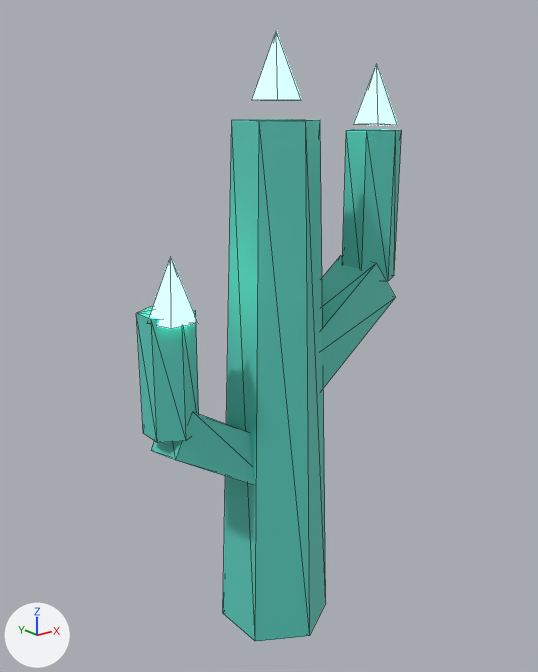
Renders of the glTF model jogo/assets/modelos/mapa/vegetacao/cacto_cristal.glb from each side of a commit.
The view is the same before and after, from a 50 mm lens placed at (-0.766, -0.94, 0.926), pointed at (0.001, 0.02, 0.542). Lighting does not change. The marker at lower left points along +X, +Y and +Z. The picture after the commit comes second. Mesh edges are drawn as thin lines. Vertices at exactly the same position are counted once.

Names of what the first picture shows: 'cacto_cristal'.
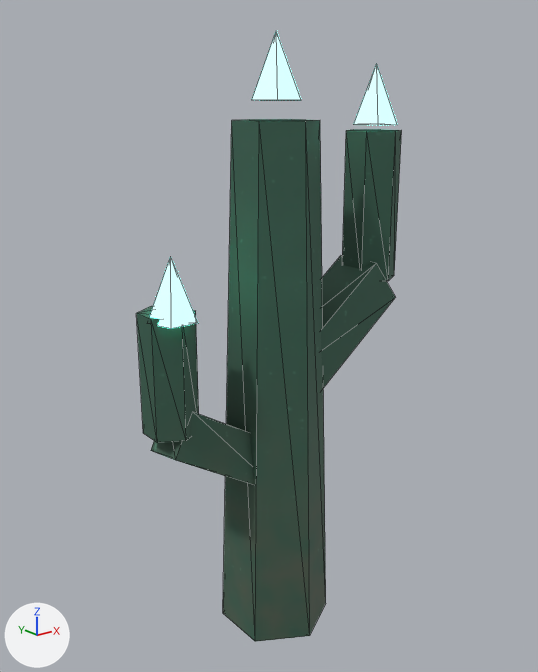
Changed parts and their boxes [x1, y1, x2, y2] in the pictures (538 x 672 px):
part 1 of me_cacto_cristal_corpo, recoloured (cyan to green): [136, 119, 402, 642] in both

The change in detail:
Picture 'cacto_cristal_tex' (img_cacto_cristal_tex) is new.
Material 'cacto_cristal_Tex' (mat_cacto_cristal_tex) is new.
Its texture is img_cacto_cristal_tex.
Its metallic is 0.15.
Its roughness is 0.7.
me_cacto_cristal_corpo has 70 vertices, 108 faces and spans x -0.239..0.263, y -0.1..0.1, z 0.0..1.03.
me_cacto_cristal_corpo is used by ob_cacto_cristal; location (0.0, 0.0, 0.0).
me_cacto_cristal_corpo part 1: all 84 faces that had it switch from mat_p_malaquita (cyan #59cbbc) to mat_cacto_cristal_tex (picture img_cacto_cristal_tex).
